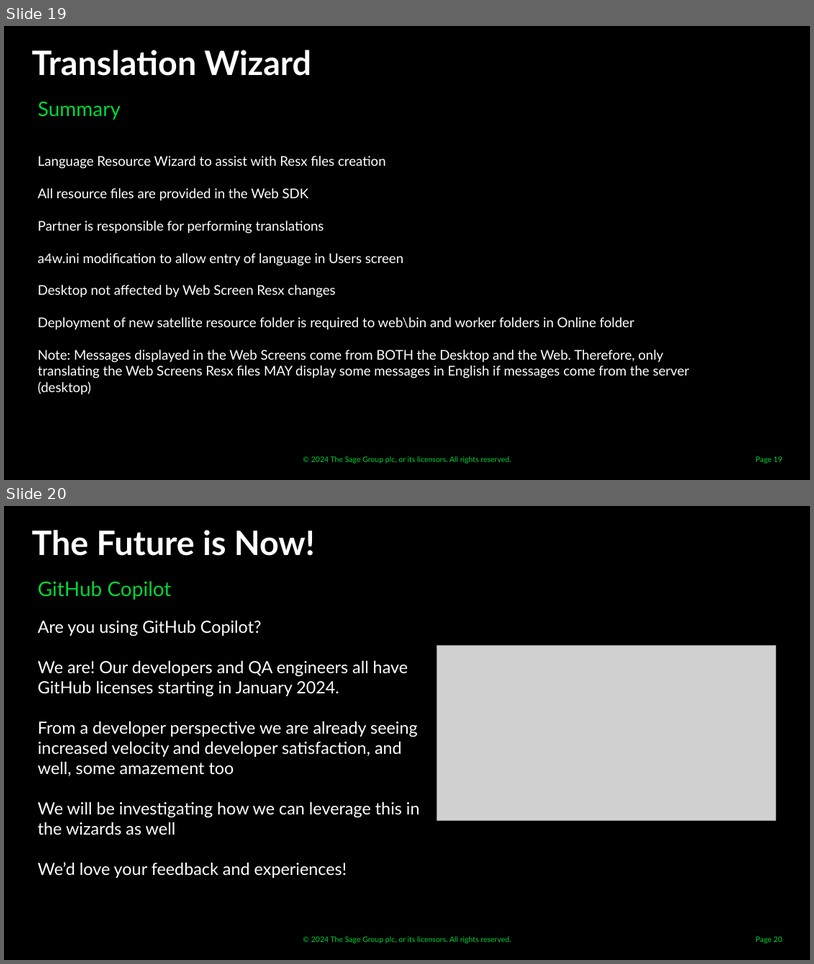
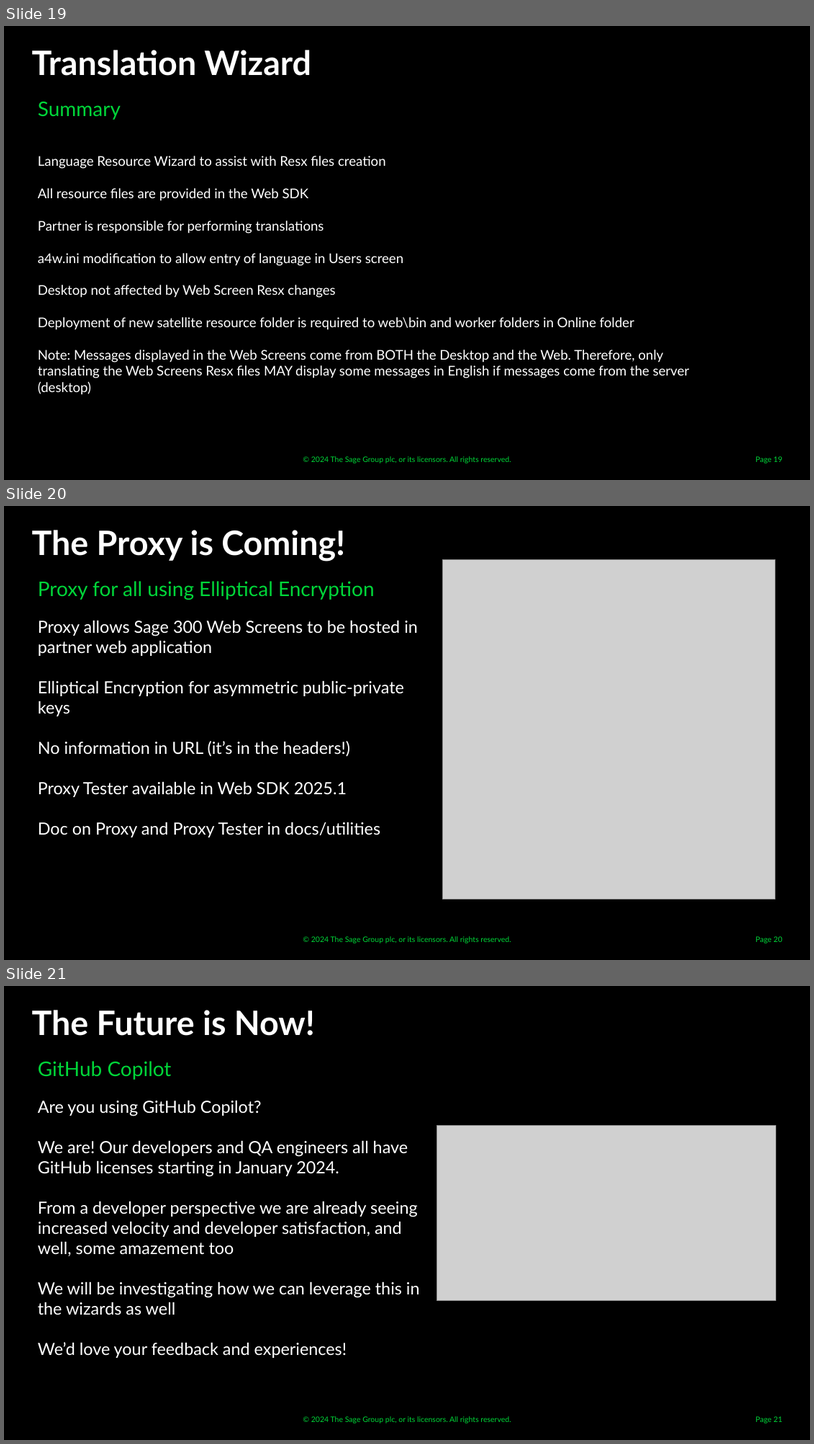
Before and after one commit to SageNADev/Sage300-SDK, a slide deck: docs/presentations/TPAC/2024/Sage300SDK_Malaysia_WebTranslations.pptx. Shown one above the other, each under a label of ours: slides 19 and 20 before the commit, slides 19, 20 and 21 after it. The pictures are 814x964 and 814x1444 pixels, drawn with LibreOffice and Linux fonts; fonts in the diff are those of the drawing; grey boxes stand for pictures; background and template pictures are left out. Boxes give left, top, right and bottom in pixels: in the first picture for what was removed or moved away, otherwise in the second. Text is boxed around its words. In the diff, an @@ line names an element or a change of style, - is before the commit and + after.

Commit message:
Updated docs

```diff
--- a/docs/presentations/TPAC/2024/Sage300SDK_Malaysia_WebTranslations.pptx
+++ b/docs/presentations/TPAC/2024/Sage300SDK_Malaysia_WebTranslations.pptx
@@ slide 20 added at <box>4,506,810,960</box>, background #000000; not listed: 1 template element that a slide beside it also shows @@
@@ text added at <box>32,530,345,561</box>, 40 pt, text #FFFFFF, bold @@
+The Proxy is Coming!
@@ picture added at <box>442,559,776,898</box> @@
@@ text added at <box>38,581,375,600</box>, 24 pt, text #00D639 @@
+Proxy for all using Elliptical Encryption
@@ text added at <box>38,620,418,837</box>, 20 pt, text #FFFFFF @@
+Proxy allows Sage 300 Web Screens to be hosted in partner web application
+Elliptical Encryption for asymmetric public-private keys
+No information in URL (it’s in the headers!)
+Proxy Tester available in Web SDK 2025.1
+Doc on Proxy and Proxy Tester in docs/utilities
@@ page number added at <box>756,936,782,943</box>, 9 pt, text #00D639 @@
+Page 20
@@ what was slide 20 is now slide 21 @@
@@ page number at <box>756,1416,782,1423</box>: text changed @@
-Page 20
+Page 21
```
Also in this commit, not shown: 2 other files.
